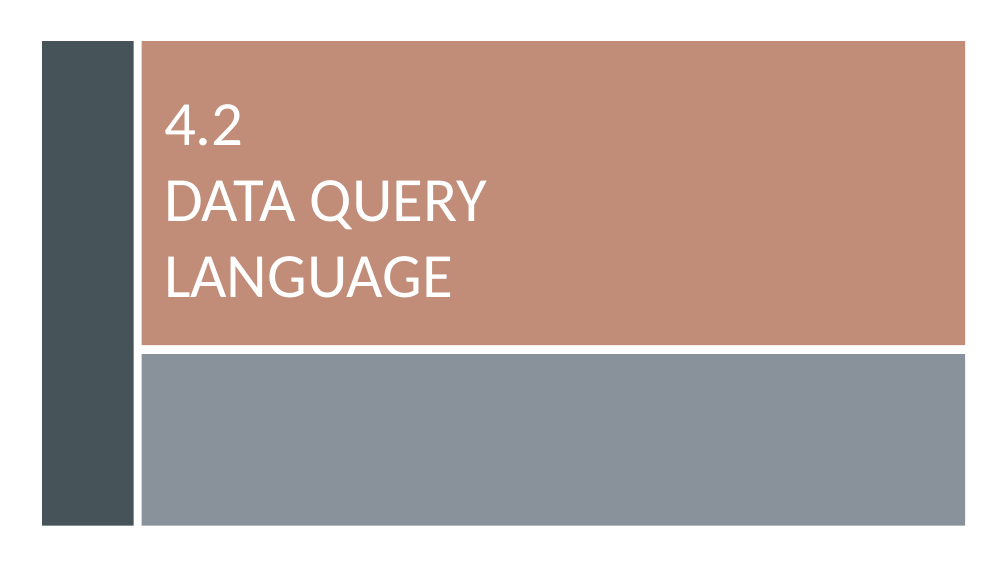
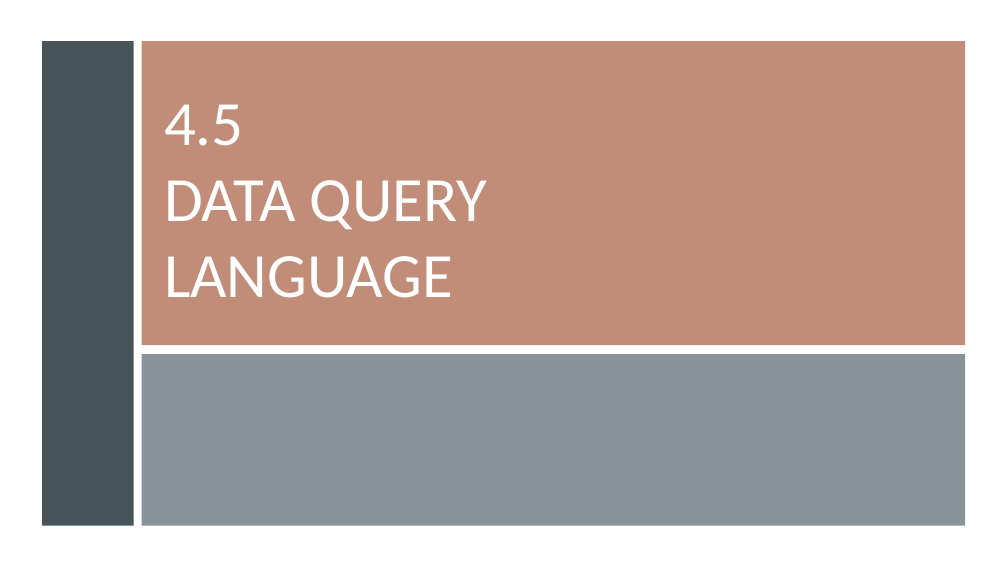
Before and after one commit to gisynw/ssj-376, a slide deck: slide 24 of docs/Lectures/Week04/Week04_SimpleSQL.pptx. Drawn at 1008x567 pixels with LibreOffice and Linux fonts; fonts in the diff are those of the drawing. Boxes give left, top, right and bottom in pixels: in the first picture for what was removed or moved away, otherwise in the second. Text is boxed around its words. In the diff, an @@ line names an element or a change of style, - is before the commit and + after.

```diff
--- a/docs/Lectures/Week04/Week04_SimpleSQL.pptx
+++ b/docs/Lectures/Week04/Week04_SimpleSQL.pptx
@@ title at (164,104,487,298): text changed @@
-4.2
-DATA QUERY LANGUAGE
+4.5
+DATA QUERY LANGUAGE
```
Also in this commit, not shown: 10 other slides changed, 12 slides added, 2 other files.
